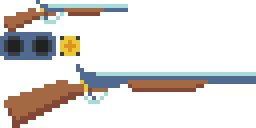
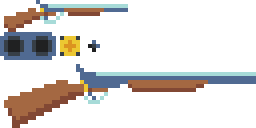
Before/after of a 256×128 layered artwork. What changed in the layer stack:
added layer "Shot" above "Reload" over [88, 40, 100, 52]
